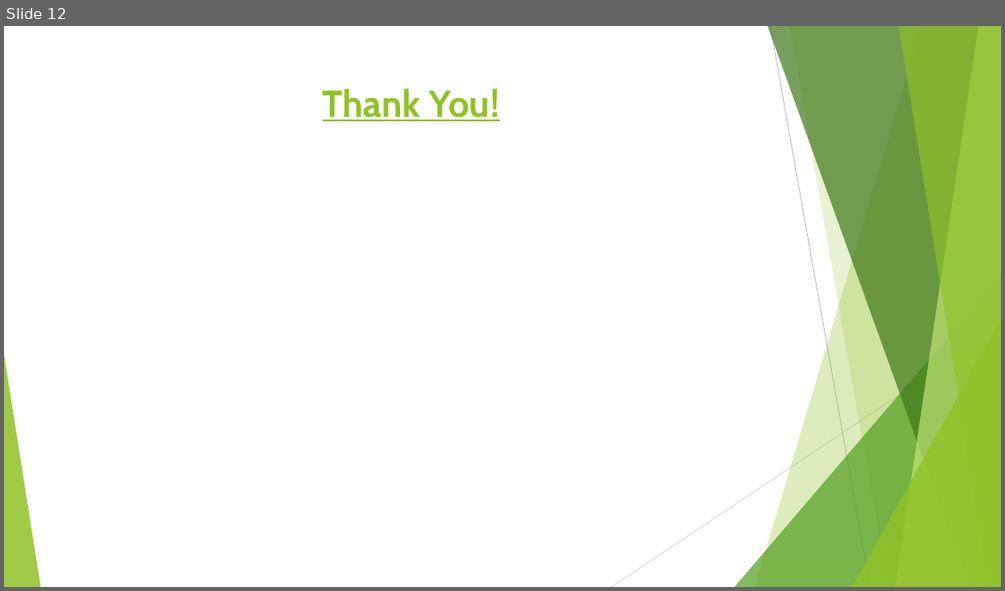
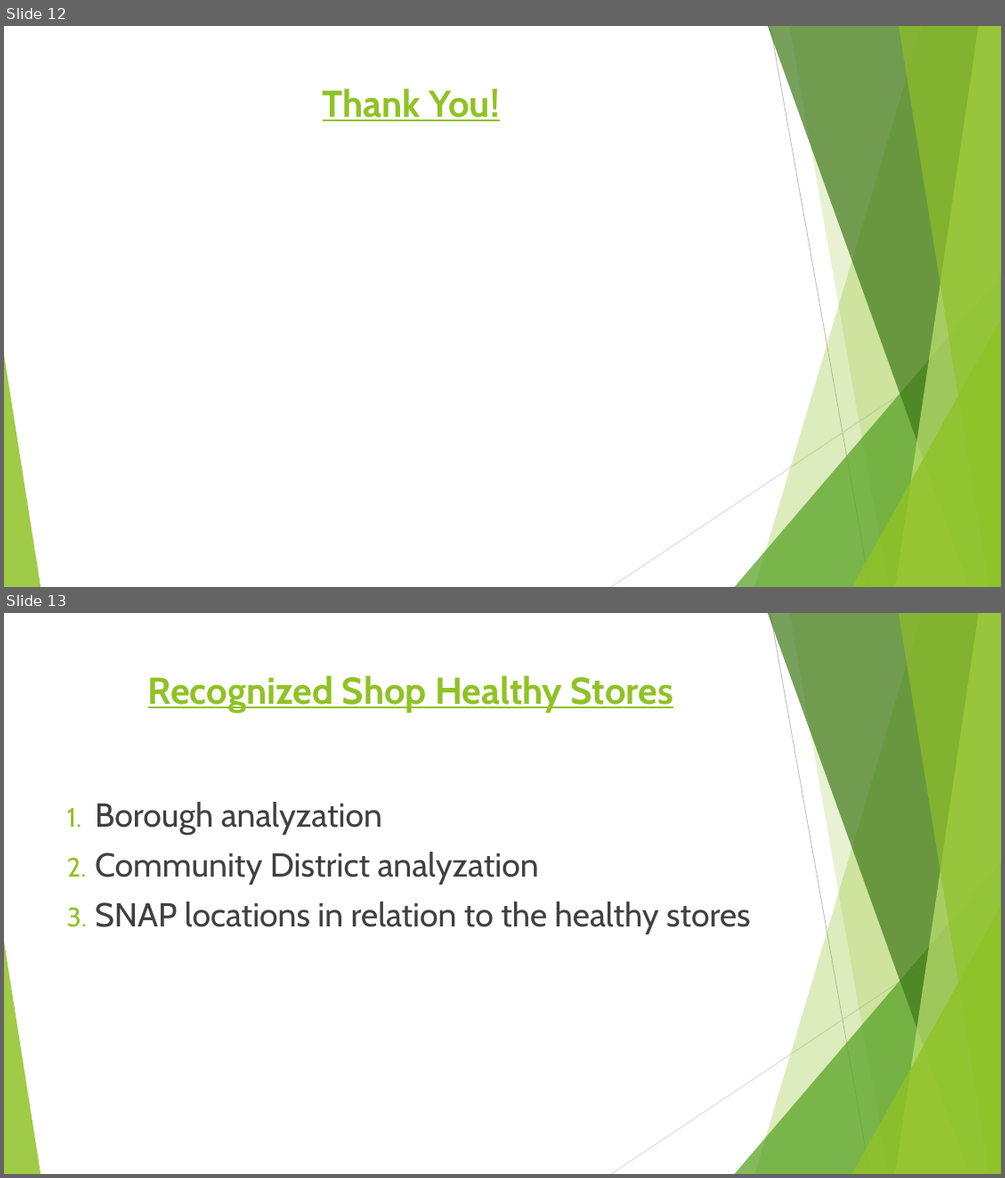
Before and after one commit to LJRollerII/NSS_Capstone_Project, a slide deck: presentation/Healthy_Food_Access_in_NYC.pptx. Shown one above the other, each under a label of ours: slide 12 before the commit, slides 12 and 13 after it. The pictures are 1005x591 and 1005x1178 pixels, drawn with LibreOffice and Linux fonts; fonts in the diff are those of the drawing. Boxes give left, top, right and bottom in pixels: in the first picture for what was removed or moved away, otherwise in the second. Text is boxed around its words. In the diff, an @@ line names an element or a change of style, - is before the commit and + after.

```diff
--- a/presentation/Healthy_Food_Access_in_NYC.pptx
+++ b/presentation/Healthy_Food_Access_in_NYC.pptx
@@ slide 13 added at box(4, 613, 1001, 1174), background #FFFFFF; not listed: 10 template elements that a slide beside it also shows @@
@@ title added at box(148, 675, 673, 713), 36 pt, text #90C226, bold, underline @@
+Recognized Shop Healthy Stores
@@ text added at box(95, 802, 750, 934), 32 pt, text #404040 @@
+1. Borough analyzation
+2. Community District analyzation
+3. SNAP locations in relation to the healthy stores
```
Also in this commit, not shown: 1 slide changed, 2 other slides added, 7 other files.
